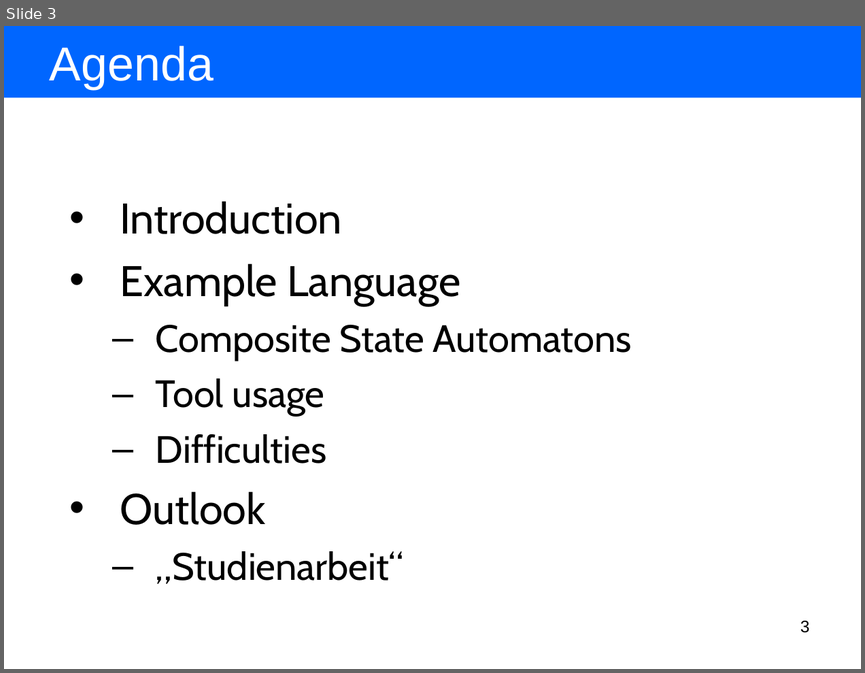
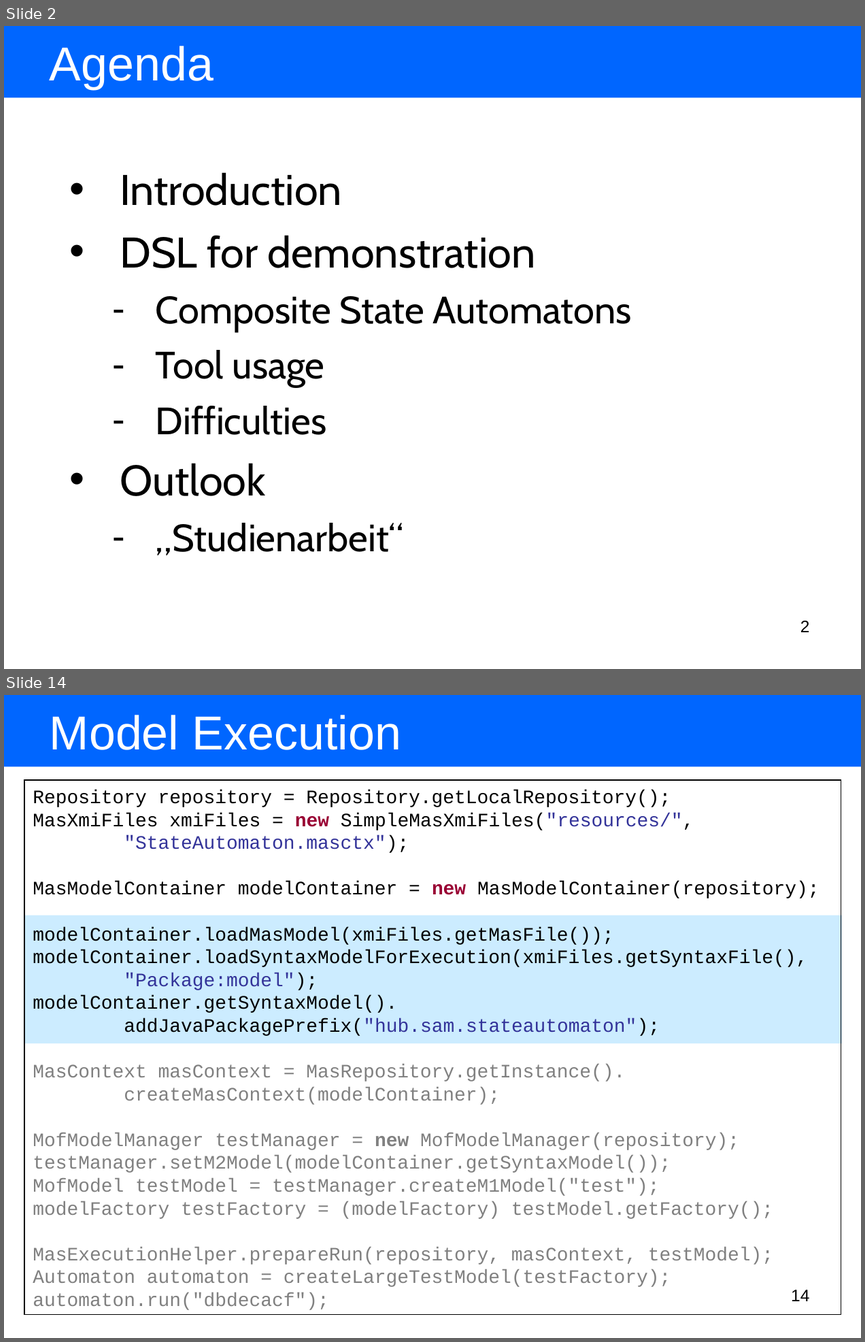
Before and after one commit to markus1978/amof2, a slide deck: hub.sam.stateautomaton/resources/presentation/using our tools for model driven language development.ppt. Shown one above the other, each under a label of ours: slide 3 before the commit, slides 2 and 14 after it; the slides between them are not shown. The pictures are 865x673 and 865x1342 pixels, drawn with LibreOffice and Linux fonts; fonts in the diff are those of the drawing. Boxes give left, top, right and bottom in pixels: in the first picture for what was removed or moved away, otherwise in the second. Text is boxed around its words. In the diff, an @@ line names an element or a change of style, - is before the commit and + after.

```diff
--- a/hub.sam.stateautomaton/resources/presentation/using our tools for model driven language development.ppt
+++ b/hub.sam.stateautomaton/resources/presentation/using our tools for model driven language development.ppt
@@ slide 14 added at (4, 695, 861, 1338), background #FFFFFF @@
@@ rectangle added at (4, 695, 861, 767), fill #0066FF @@
@@ text added at (50, 715, 401, 750), 40 pt, text #FFFFFF @@
+Model Execution
@@ rectangle added at (24, 780, 841, 1314), outline #000000 0.74 pt, 16 pt, text #808080 @@
+Repository repository = Repository.getLocalRepository();
+MasXmiFiles xmiFiles = new SimpleMasXmiFiles("resources/",
+"StateAutomaton.masctx");
+MasModelContainer modelContainer = new MasModelContainer(repository);
+modelContainer.loadMasModel(xmiFiles.getMasFile());
+modelContainer.loadSyntaxModelForExecution(xmiFiles.getSyntaxFile(),
+"Package:model");
+modelContainer.getSyntaxModel().
+addJavaPackagePrefix("hub.sam.stateautomaton");
+MasContext masContext = MasRepository.getInstance().
+createMasContext(modelContainer);
+MofModelManager testManager = new MofModelManager(repository);
+testManager.setM2Model(modelContainer.getSyntaxModel());
+MofModel testModel = testManager.createM1Model("test");
+modelFactory testFactory = (modelFactory) testModel.getFactory();
+MasExecutionHelper.prepareRun(repository, masContext, testModel);
+Automaton automaton = createLargeTestModel(testFactory);
+automaton.run("dbdecacf");
@@ rectangle added at (24, 915, 841, 1043), fill #CCECFF @@
@@ page number added at (791, 1289, 809, 1301), 14 pt, text #000000 @@
+14
@@ what was slide 3 is now slide 2 @@
@@ slide 2 changed as well @@
@@ text at (120, 235, 535, 268): text changed @@
-• Example Language
+• DSL for demonstration
@@ text at (156, 296, 632, 555): bullet – to - @@
@@ page number at (800, 620, 810, 632): text changed @@
-3
+2
```
Also in this commit, not shown: 6 other slides changed, 19 other slides added, 7 slides removed, 1 other file.
